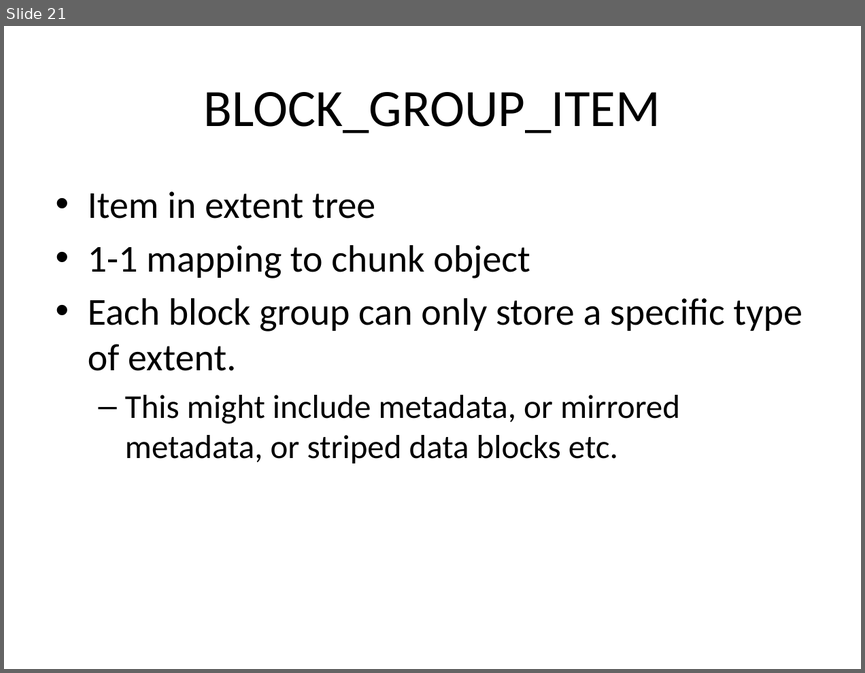
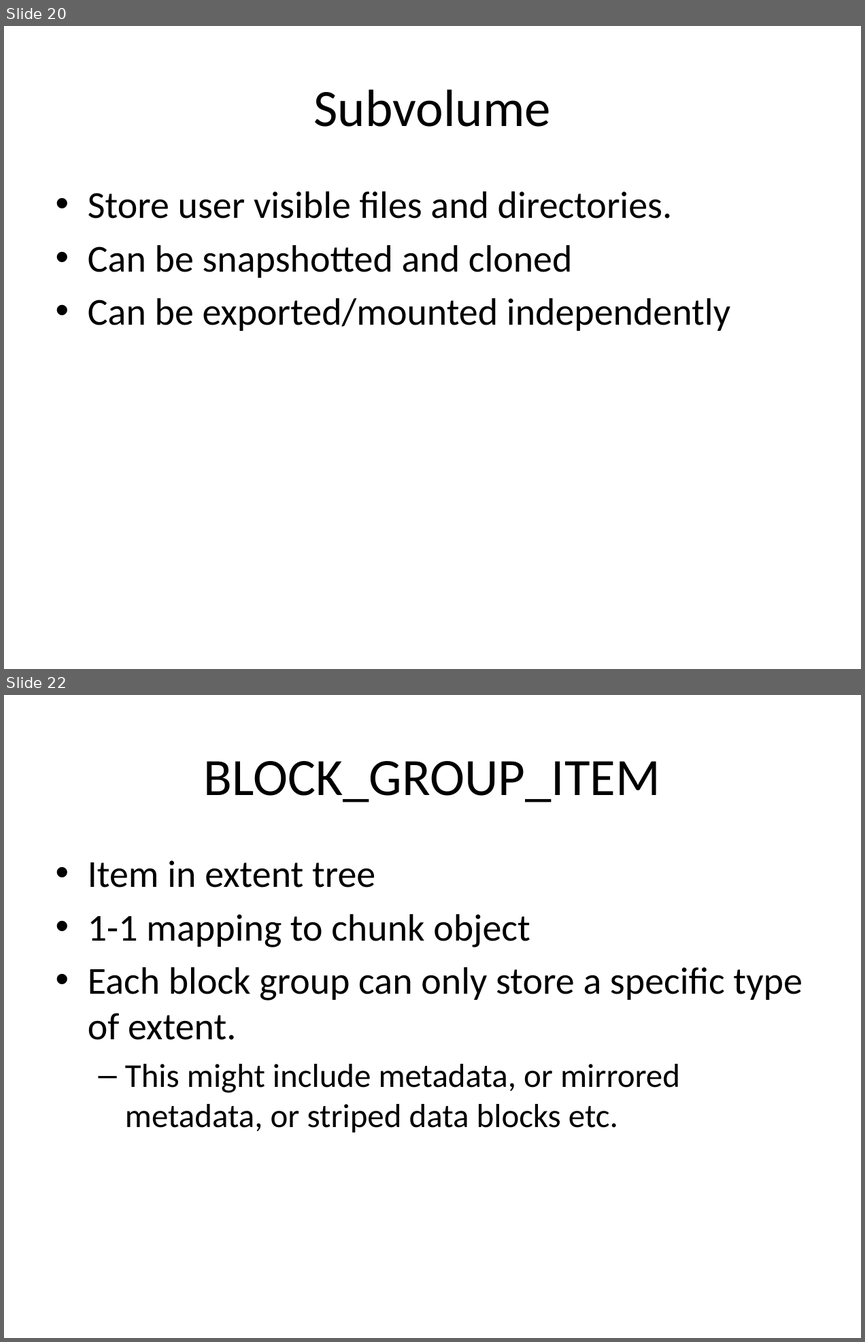
Before and after one commit to liujinmarshall/btrfs-doc, a slide deck: Bacik.pptx. Shown one above the other, each under a label of ours: slide 21 before the commit, slides 20 and 22 after it; the slides between them are not shown. The pictures are 865x673 and 865x1342 pixels, drawn with LibreOffice and Linux fonts; fonts in the diff are those of the drawing. Boxes give left, top, right and bottom in pixels: in the first picture for what was removed or moved away, otherwise in the second. Text is boxed around its words. In the diff, an @@ line names an element or a change of style, - is before the commit and + after.

Commit message:
subvolume

```diff
--- a/Bacik.pptx
+++ b/Bacik.pptx
@@ slide 20 added at (4, 26, 861, 669), background #FFFFFF @@
@@ title added at (314, 89, 551, 127), 44 pt, text #000000 @@
+Subvolume
@@ text added at (88, 191, 730, 331), 32 pt, text #000000 @@
+• Store user visible files and directories.
+• Can be snapshotted and cloned
+• Can be exported/mounted independently
@@ what was slide 21 is now slide 22 @@
```
Also in this commit, not shown: 2 slides changed, 1 other slide added, 1 slide removed.
